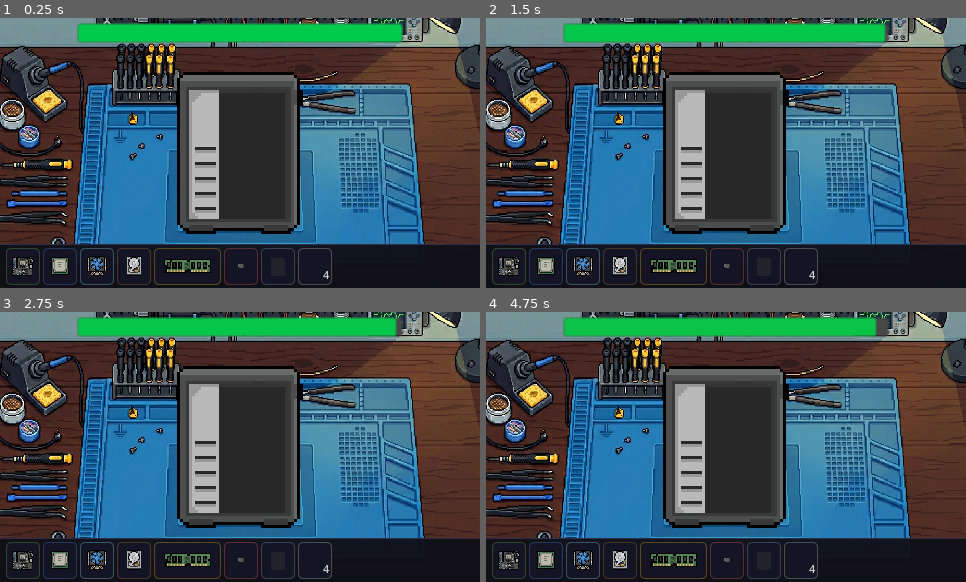
Above: before the commit, frames 1-4 (two rows, left to right).
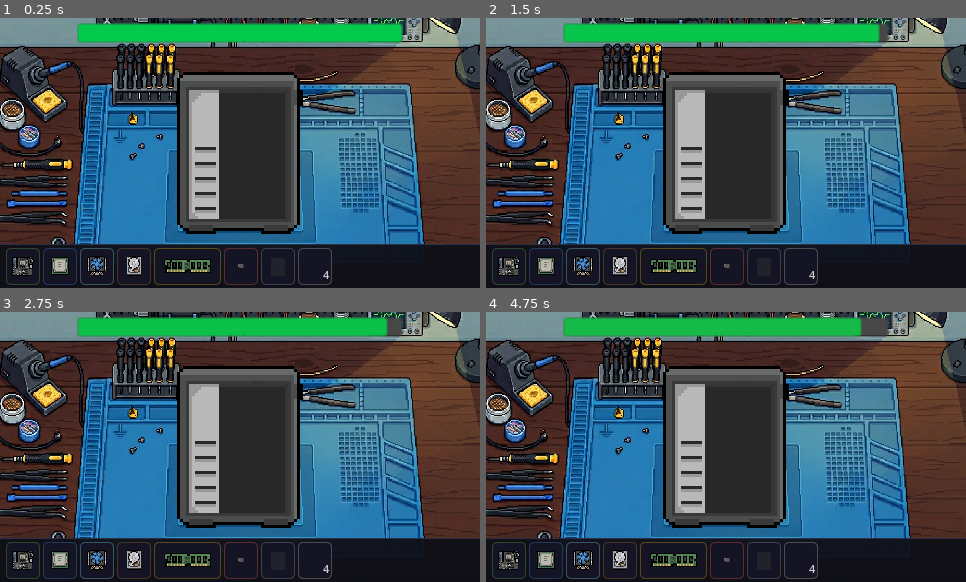
Above: after the commit, the same moments.

Repository: Raikosuu/Full-Tech-Panic_Public
Game: Godot game, scene res://scenes/minigame1_assembly.tscn
Same seed, same stepped clock (60 frames per second), same inputs: the game is played once before the commit and once after it. This scene is started directly instead of the project's main scene.
Inputs (mouse positions are in pixels of both pictures, inside the frame that each line leads up to):
- Up to frame 1 (0.25 s): no input
- Up to frame 2 (1.5 s): tap Enter at 0.5 s; move the mouse to (831, 139) at 0.52 s; hold D (move_right) 0.53-1.25 s; hold E (interact) 0.53-1.25 s; click (831, 139) at 0.67 s; tap Space at 1.25 s; drag from (630, 166) to (726, 147) at 1.27 s
- Up to frame 3 (2.75 s): tap Enter at 2 s; move the mouse to (288, 387) at 2.02 s; hold D (move_right) from 2.03 s (still down); hold E (interact) from 2.03 s (still down)
- Up to frame 4 (4.75 s): release D (move_right) at 2.75 s; release E (interact) at 2.75 s; tap Space at 2.75, 4.25 s; drag from (702, 501) to (745, 401) at 2.77 s; tap Enter at 3.5 s; move the mouse to (870, 487) at 3.52 s; hold A (move_left) 3.53-4.25 s; hold E (interact) 3.53-4.25 s; drag from (582, 406) to (726, 468) at 4.27 s

The runs differ from the first frame. In frame 2, 0.1% of the frame differs, in the area x 81-84%, y 1-10%; in frame 3, 0.2%; in frame 4, 0.3%, in the area x 77-82%, y 1-10%.

Commit message:
adjusted time limit
timer set to 60 seconds

Diff:
--- a/scenes/minigame1_assembly.tscn
+++ b/scenes/minigame1_assembly.tscn
@@ -35,6 +35,7 @@
 [node name="Minigame1_v2" type="Node2D" unique_id=848190952]
 script = ExtResource("1_ldtce")
 completion_delay = 3.0
+time_limit = 60.0
 timer_bar = NodePath("MinigameTimerBar")
 
 [node name="Camera2D" type="Camera2D" parent="." unique_id=633094224]
